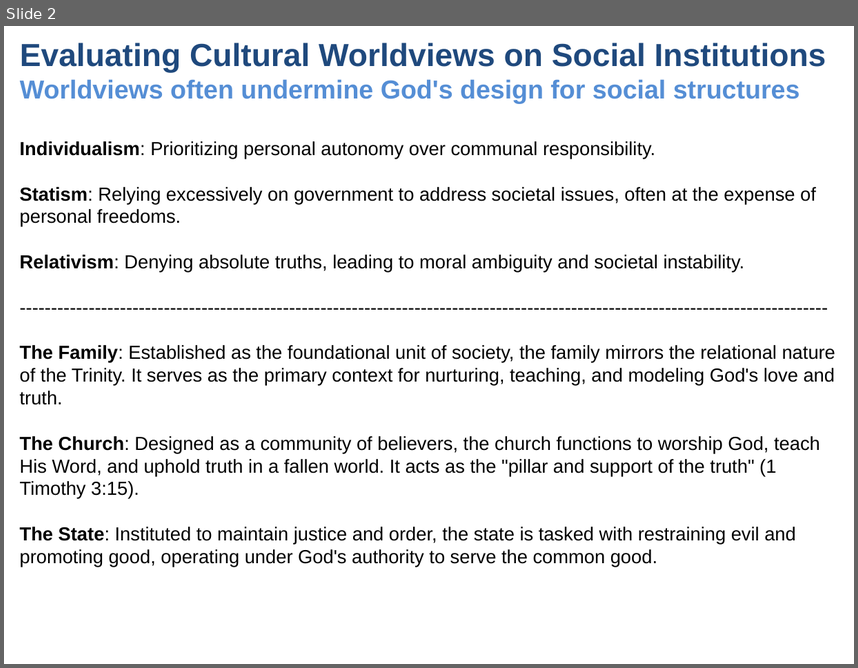
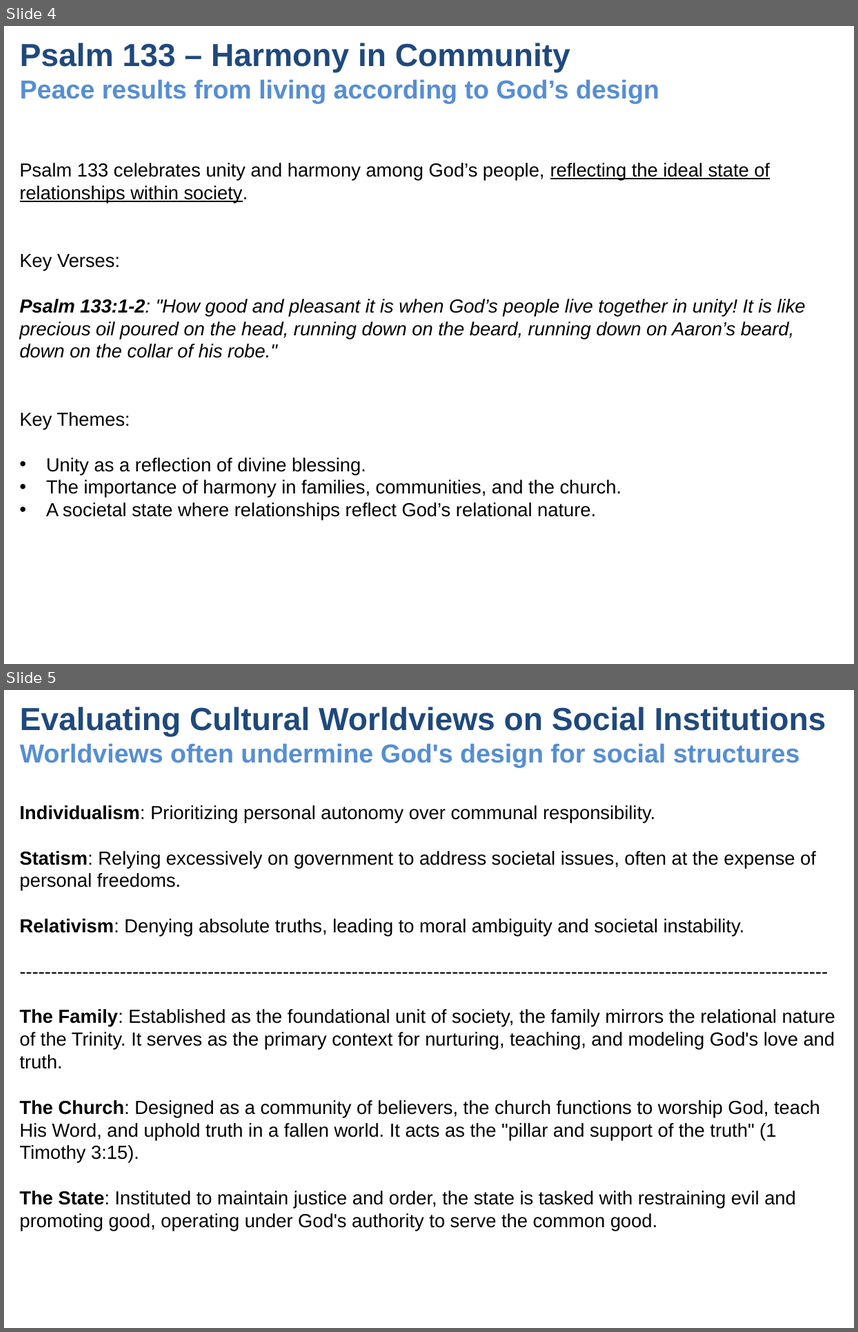
Before and after one commit to UsefulEngines/EvangelismPublic, a slide deck: 2024-Q4/2024-11-24/2024-11-24-Psalms.pptx. Shown one above the other, each under a label of ours: slide 2 before the commit, slides 4 and 5 after it. The pictures are 858x668 and 858x1332 pixels, drawn with LibreOffice and Linux fonts; fonts in the diff are those of the drawing. Boxes give left, top, right and bottom in pixels: in the first picture for what was removed or moved away, otherwise in the second. Text is boxed around its words. In the diff, an @@ line names an element or a change of style, - is before the commit and + after.

```diff
--- a/2024-Q4/2024-11-24/2024-11-24-Psalms.pptx
+++ b/2024-Q4/2024-11-24/2024-11-24-Psalms.pptx
@@ slide 4 added at (x1=4, y1=26, x2=854, y2=664), background #FFFFFF @@
@@ title added at (x1=20, y1=43, x2=660, y2=103), 22 pt, text #558ED5, bold @@
+Psalm 133 – Harmony in Community
+Peace results from living according to God’s design
@@ text added at (x1=20, y1=163, x2=806, y2=520), 16 pt, text #000000 @@
+Psalm 133 celebrates unity and harmony among God’s people, reflecting the ideal state of relationships within society.
+Key Verses:
+Psalm 133:1-2: "How good and pleasant it is when God’s people live together in unity! It is like precious oil poured on the head, running down on the beard, running down on Aaron’s beard, down on the collar of his robe."
+Key Themes:
+• Unity as a reflection of divine blessing.
+• The importance of harmony in families, communities, and the church.
+• A societal state where relationships reflect God’s relational nature.
@@ what was slide 2 is now slide 5 @@
```
Also in this commit, not shown: 4 slides changed, 2 other slides added, 1 other file.
